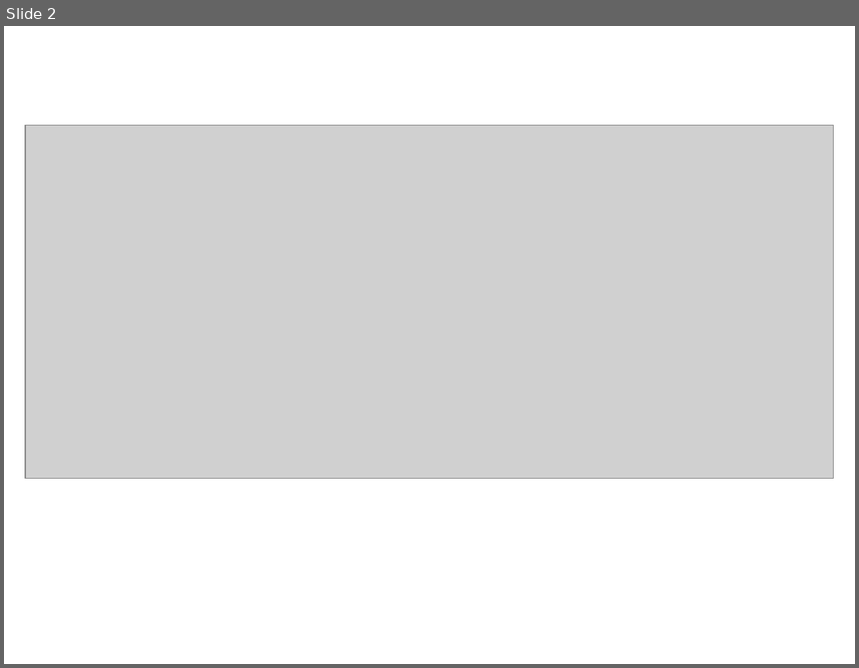
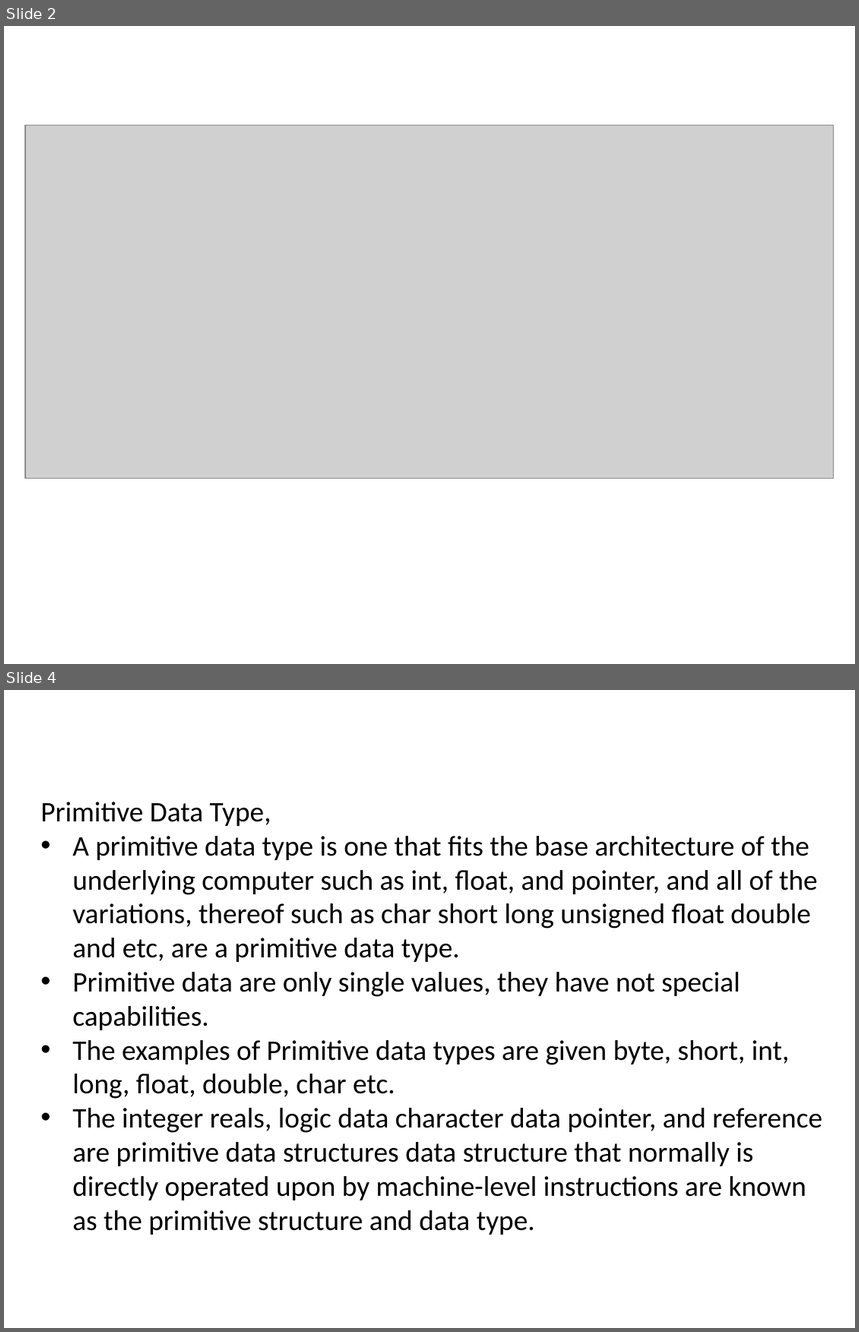
Before and after one commit to Patwaris/DotNetFullStack, a slide deck: Dotnet_framework.pptx. Shown one above the other, each under a label of ours: slide 2 before the commit, slides 2 and 4 after it; the slides between them are not shown. The pictures are 859x668 and 859x1332 pixels, drawn with LibreOffice and Linux fonts; fonts in the diff are those of the drawing; grey boxes stand for pictures. Boxes give left, top, right and bottom in pixels: in the first picture for what was removed or moved away, otherwise in the second. Text is boxed around its words. In the diff, an @@ line names an element or a change of style, - is before the commit and + after.

```diff
--- a/Dotnet_framework.pptx
+++ b/Dotnet_framework.pptx
@@ slide 4 added at <box>4,690,855,1328</box>, background #FFFFFF @@
@@ text added at <box>40,802,823,1235</box>, 24 pt, text #000000 @@
+Primitive Data Type,
+• A primitive data type is one that fits the base architecture of the underlying computer such as int, float, and pointer, and all of the variations, thereof such as char short long unsigned float double and etc, are a primitive data type.
+• Primitive data are only single values, they have not special capabilities.
+• The examples of Primitive data types are given byte, short, int, long, float, double, char etc.
+• The integer reals, logic data character data pointer, and reference are primitive data structures data structure that normally is directly operated upon by machine-level instructions are known as the primitive structure and data type.
```
Also in this commit, not shown: 2 other slides added.
